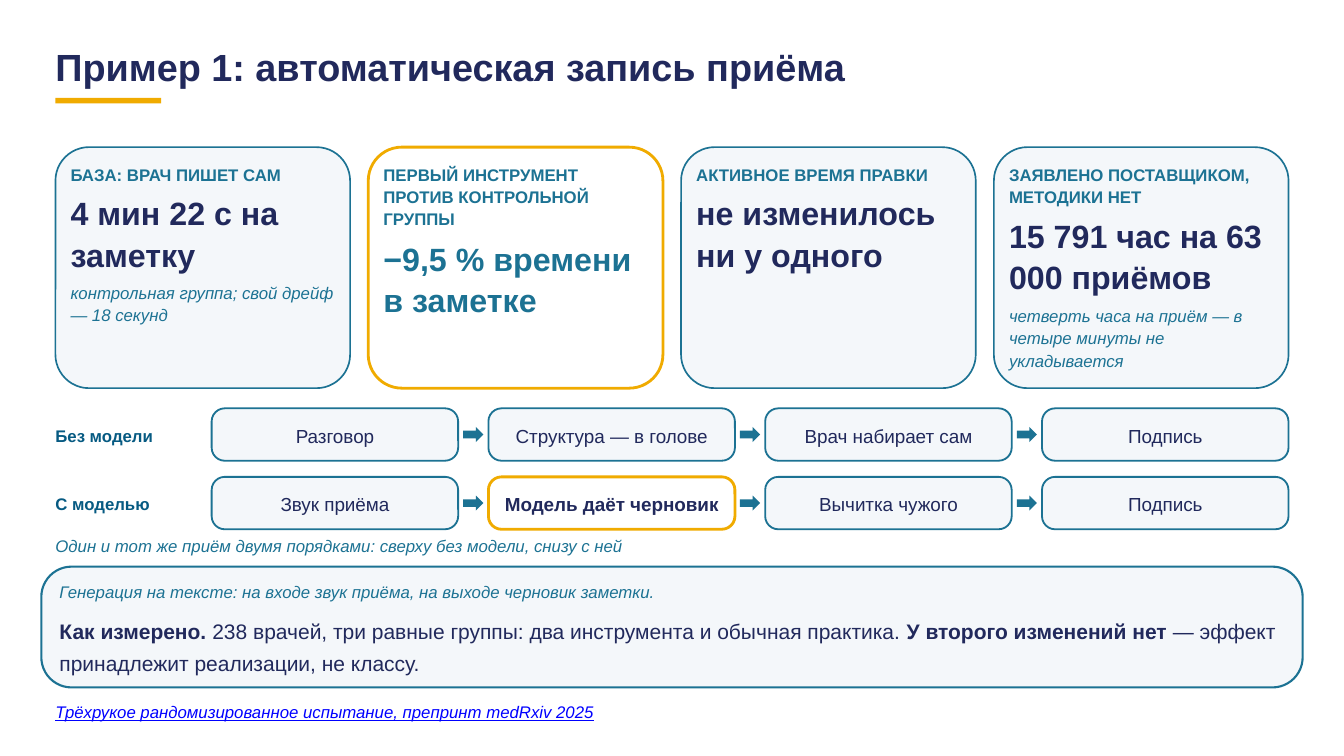
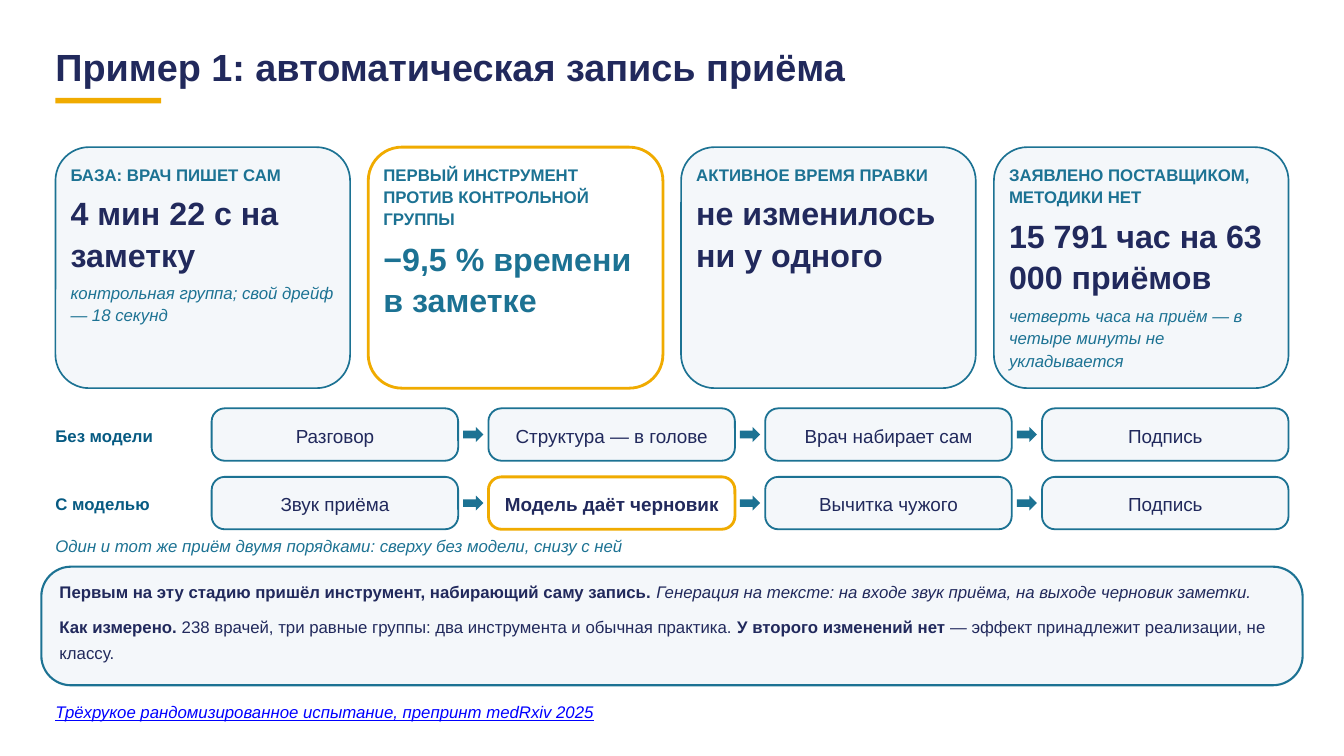
Before and after one commit to tellina-study/AI-usage-lessons, a slide deck: slide 61 of library/lectures/lec-07/rework/deck/lec-07-karkas.pptx (slide 64 before the commit). Drawn at 1344x756 pixels with LibreOffice and Linux fonts; fonts in the diff are those of the drawing. Boxes give left, top, right and bottom in pixels: in the first picture for what was removed or moved away, otherwise in the second. Text is boxed around its words. In the diff, an @@ line names an element or a change of style, - is before the commit and + after.

```diff
--- a/library/lectures/lec-07/rework/deck/lec-07-karkas.pptx
+++ b/library/lectures/lec-07/rework/deck/lec-07-karkas.pptx
@@ text at <box>59,585,1251,602</box>: text changed; text colour #1C7293 to #21295C @@
-Генерация на тексте: на входе звук приёма, на выходе черновик заметки.
+Первым на эту стадию пришёл инструмент, набирающий саму запись. Генерация на тексте: на входе звук приёма, на выходе черновик заметки.
@@ text at <box>59,620,1266,663</box>: size 15 to 12 pt in "Как измерено. 238 врачей, три равные группы: ..." @@
```
Also in this commit, not shown: 10 other slides changed, 2 slides added, 8 slides removed, 39 other files.
